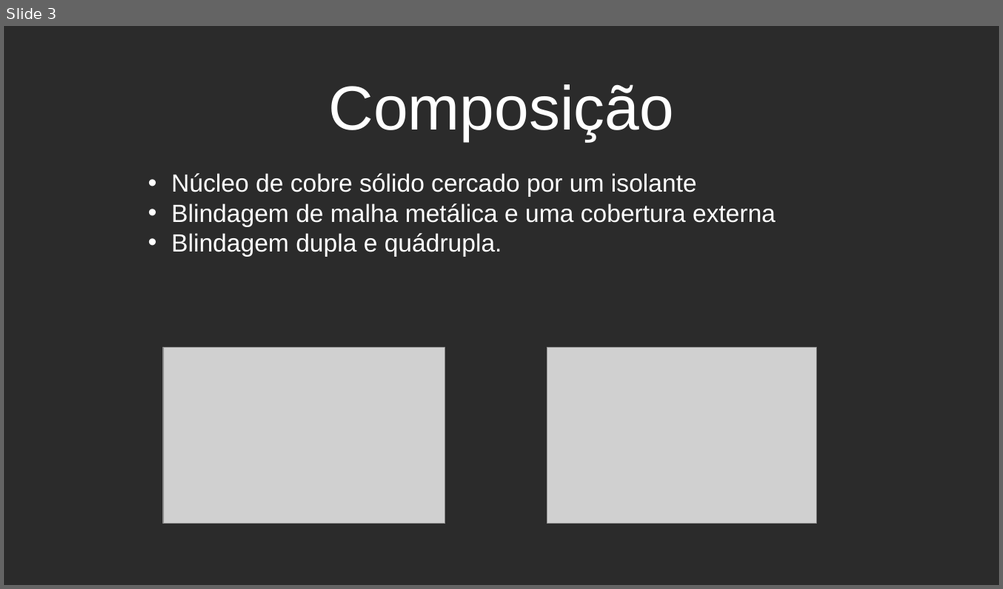
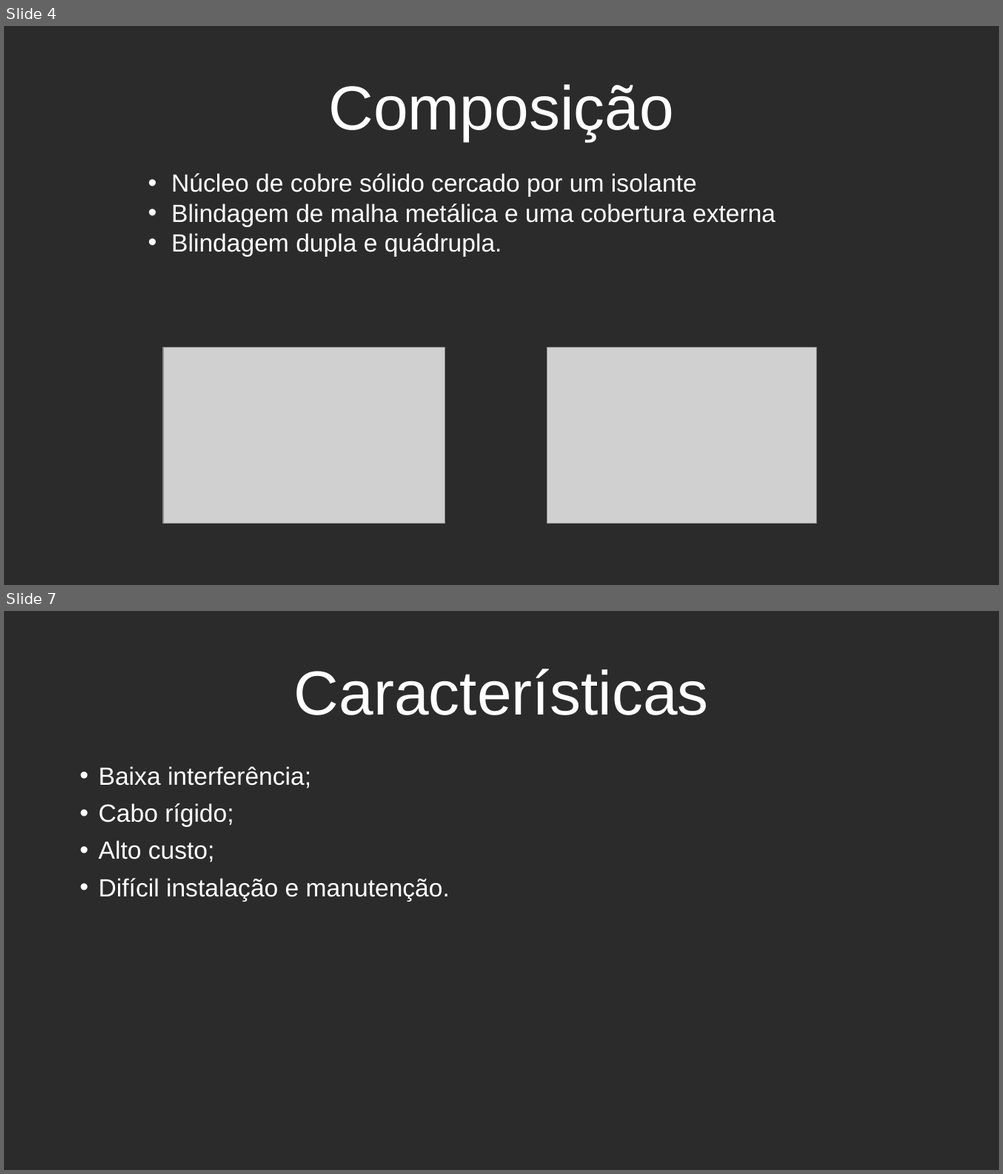
Before and after one commit to MatheusAndreiczuk/3INFO, a slide deck: 10 base 5.pptx. Shown one above the other, each under a label of ours: slide 3 before the commit, slides 4 and 7 after it; the slides between them are not shown. The pictures are 1003x589 and 1003x1174 pixels, drawn with LibreOffice and Linux fonts; fonts in the diff are those of the drawing; grey boxes stand for pictures; background and template pictures are left out; a plain dark background stands for a picture behind light text. Boxes give left, top, right and bottom in pixels: in the first picture for what was removed or moved away, otherwise in the second. Text is boxed around its words. In the diff, an @@ line names an element or a change of style, - is before the commit and + after.

Commit message:
Cabo 10base5
Continuando

```diff
--- a/10 base 5.pptx
+++ b/10 base 5.pptx
@@ slide 7 added at <box>4,611,999,1170</box>, background picture (left out) @@
@@ title added at <box>294,669,708,715</box>, 60 pt, text #FFFFFF @@
+Características
@@ text added at <box>99,766,449,902</box>, 24 pt, text #FFFFFF @@
+• Baixa interferência;
+• Cabo rígido;
+• Alto custo;
+• Difícil instalação e manutenção.
@@ what was slide 3 is now slide 4 @@
```
Also in this commit, not shown: 1 slide changed, 3 other slides added, 1 slide removed.
